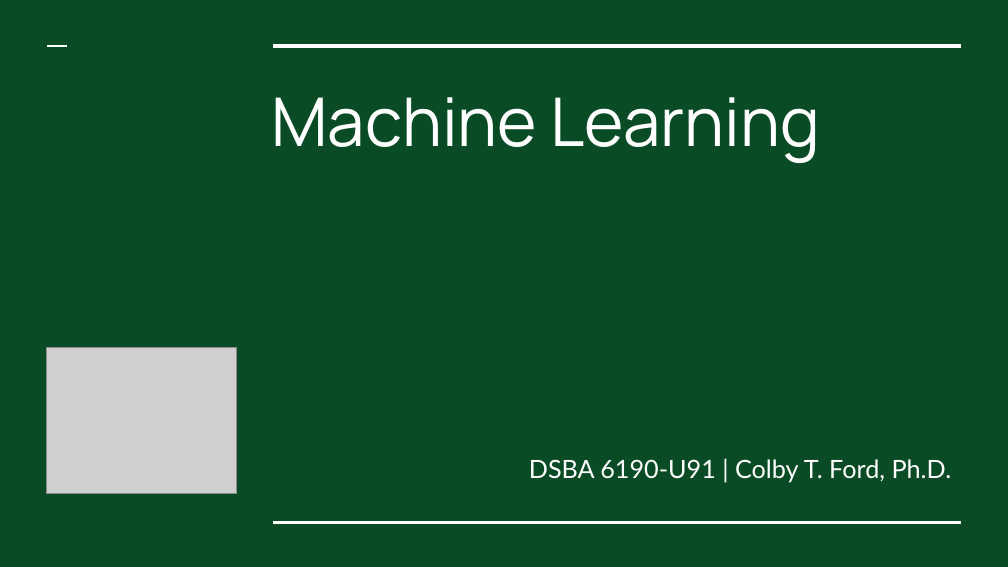
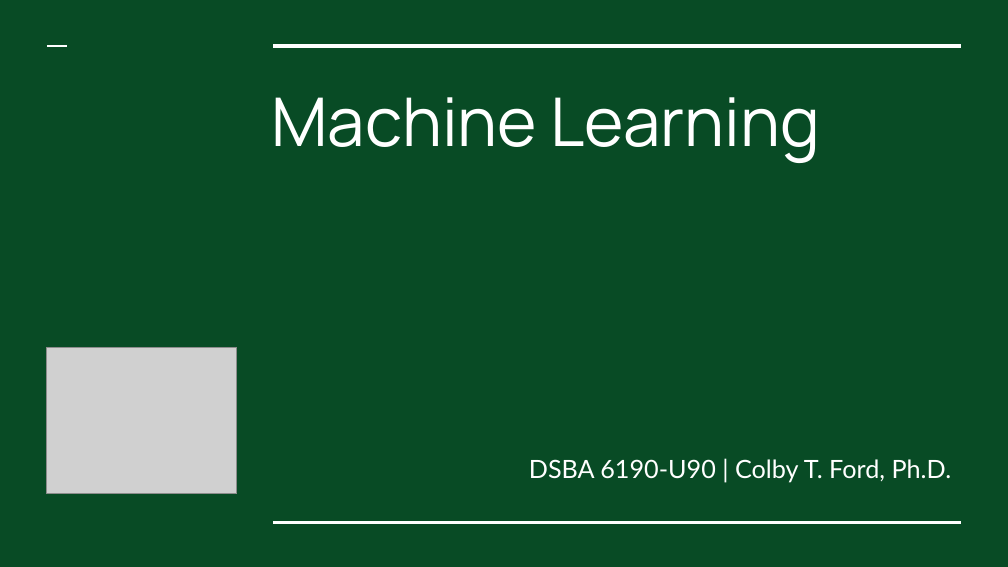
Before and after one commit to colbyford/DSBA6190-CloudComputing, a slide deck: slide 1 of 3 - Machine Learning/MachineLearning.pptx. Drawn at 1008x567 pixels with LibreOffice and Linux fonts; fonts in the diff are those of the drawing; grey boxes stand for pictures. Boxes give left, top, right and bottom in pixels: in the first picture for what was removed or moved away, otherwise in the second. Text is boxed around its words. In the diff, an @@ line names an element or a change of style, - is before the commit and + after.

```diff
--- a/3 - Machine Learning/MachineLearning.pptx
+++ b/3 - Machine Learning/MachineLearning.pptx
@@ subtitle at (x1=529, y1=459, x2=952, y2=483): text changed @@
-DSBA 6190-U91 | Colby T. Ford, Ph.D.
+DSBA 6190-U90 | Colby T. Ford, Ph.D.
```
Also in this commit, not shown: 1 other slide changed, 2 slides added, 3 other files.
